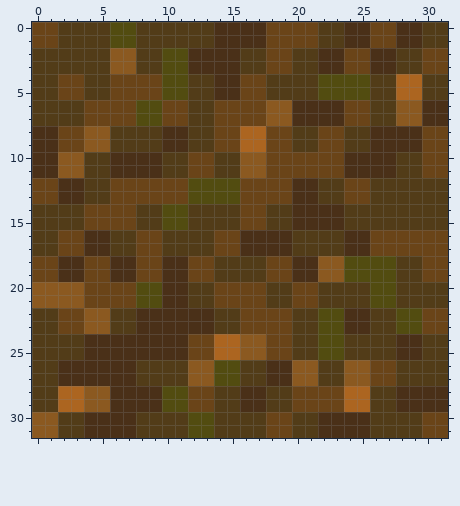
A pixel-art sprite gets an edit: Resources/Images/top.png. Above: the version before the commit.
The file is 160x160 pixels, drawn in blocks of 5x5; one block is one cell here.
The result:
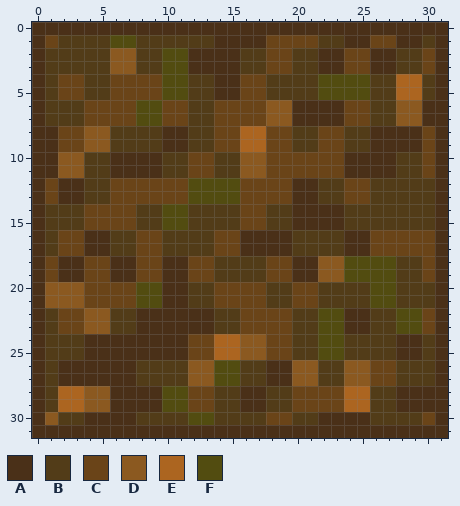
Palette (. is transparent): A #4a3018  B #523c18  C #6a4418  D #8b5920  E #ac6520  F #524c10
Change:
y 0: x 0..13 CCBBBBFFBBBBBB -> AAAAAAAAAAAAAA; x 18..23 CCCCBB -> AAAAAA; x 26..27 CC -> AA; x 30..31 BB -> AA
y 1: x 0 C -> A; x 31 B -> A
y 2..3: x 0 B -> A; x 31 C -> A
y 4..5: x 0 B -> A; x 31 B -> A
y 6..7: x 0 B -> A
y 8..11: x 31 C -> A
y 12..13: x 0 C -> A; x 31 B -> A
y 14..15: x 0 B -> A; x 31 B -> A
y 16..17: x 0 B -> A; x 31 C -> A
y 18..19: x 0 C -> A; x 31 C -> A
y 20..21: x 0 D -> A; x 31 B -> A
y 22..23: x 0 B -> A; x 31 C -> A
y 24..27: x 0 B -> A; x 31 B -> A
y 28..29: x 0 B -> A
y 30: x 0 D -> A; x 31 C -> A
y 31: x 0..3 DDBB -> AAAA; x 8..21 BBBBFFBBBBCCBB -> AAAAAAAAAAAAAA; x 26..31 BBBBCC -> AAAAAA
Where, in picture pixels (left, top, right, bottom), the same in both pictures:
changed: (32, 22, 448, 438)
